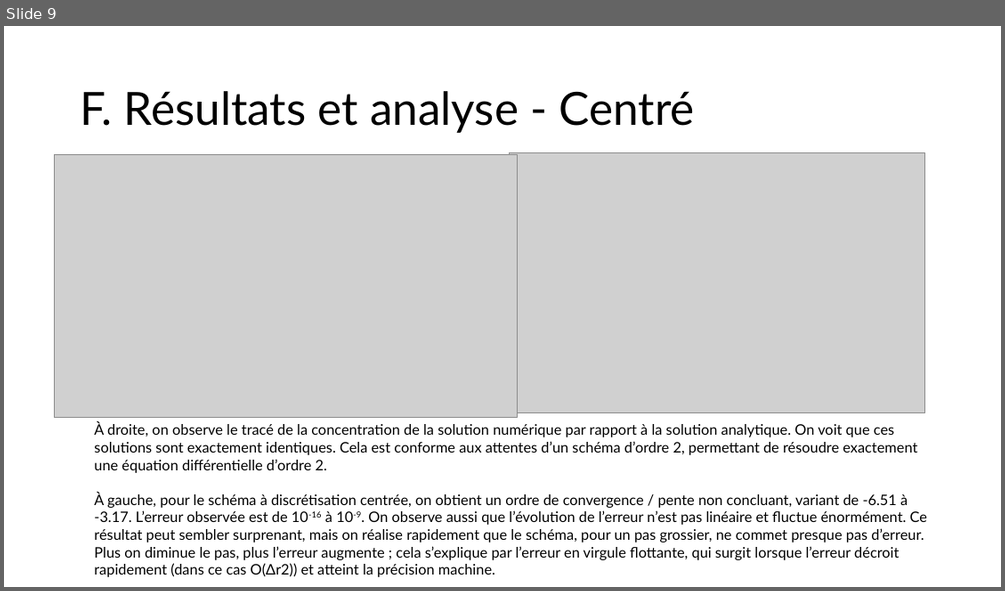
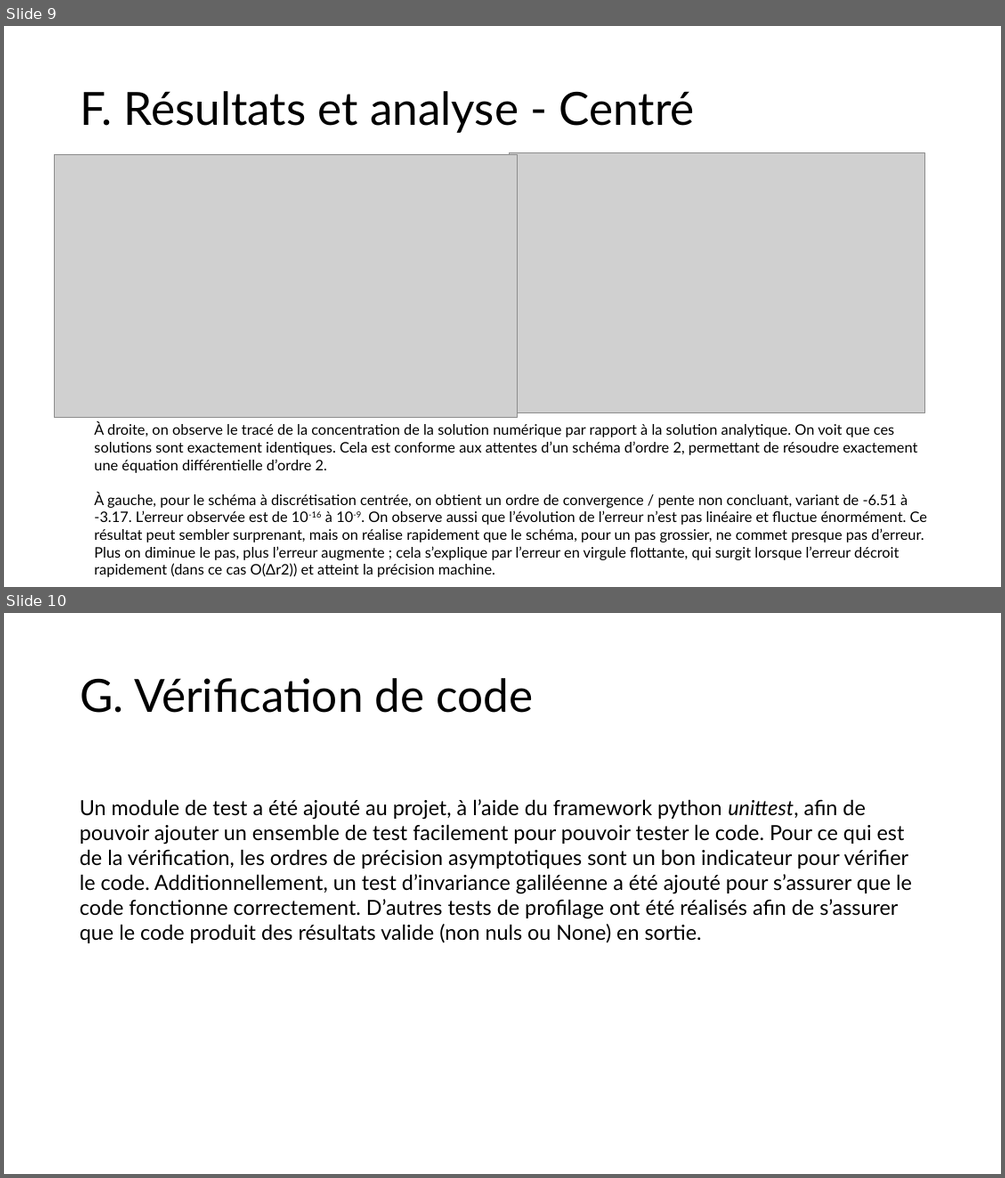
Before and after one commit to antoine-pt/MEC8211, a slide deck: MEC8211-Devoir1.pptx. Shown one above the other, each under a label of ours: slide 9 before the commit, slides 9 and 10 after it. The pictures are 1005x591 and 1005x1178 pixels, drawn with LibreOffice and Linux fonts; fonts in the diff are those of the drawing; grey boxes stand for pictures. Boxes give left, top, right and bottom in pixels: in the first picture for what was removed or moved away, otherwise in the second. Text is boxed around its words. In the diff, an @@ line names an element or a change of style, - is before the commit and + after.

Commit message:
Ajout slide sur la vérification de code

```diff
--- a/MEC8211-Devoir1.pptx
+++ b/MEC8211-Devoir1.pptx
@@ slide 10 added at bbox=[4, 613, 1001, 1174], background #FFFFFF @@
@@ title added at bbox=[80, 678, 534, 713], 44 pt, text #000000 @@
+G. Vérification de code
@@ text added at bbox=[80, 799, 912, 943], 20 pt, text #000000 @@
+Un module de test a été ajouté au projet, à l’aide du framework python unittest, afin de pouvoir ajouter un ensemble de test facilement pour pouvoir tester le code. Pour ce qui est de la vérification, les ordres de précision asymptotiques sont un bon indicateur pour vérifier le code. Additionnellement, un test d’invariance galiléenne a été ajouté pour s’assurer que le code fonctionne correctement. D’autres tests de profilage ont été réalisés afin de s’assurer que le code produit des résultats valide (non nuls ou None) en sortie.
```
